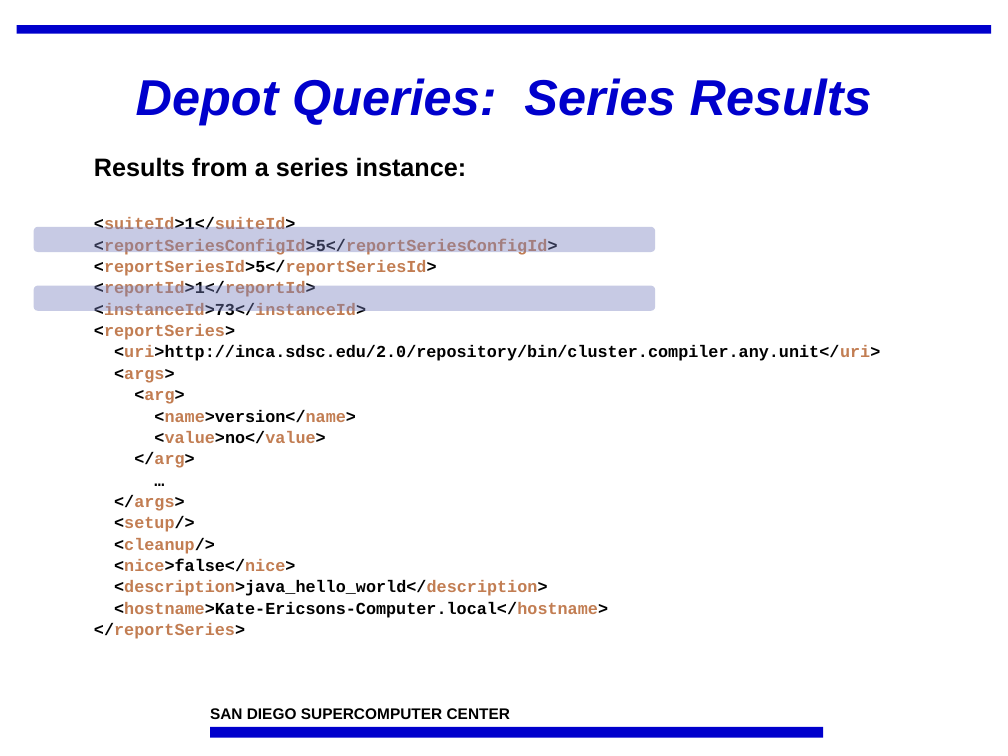
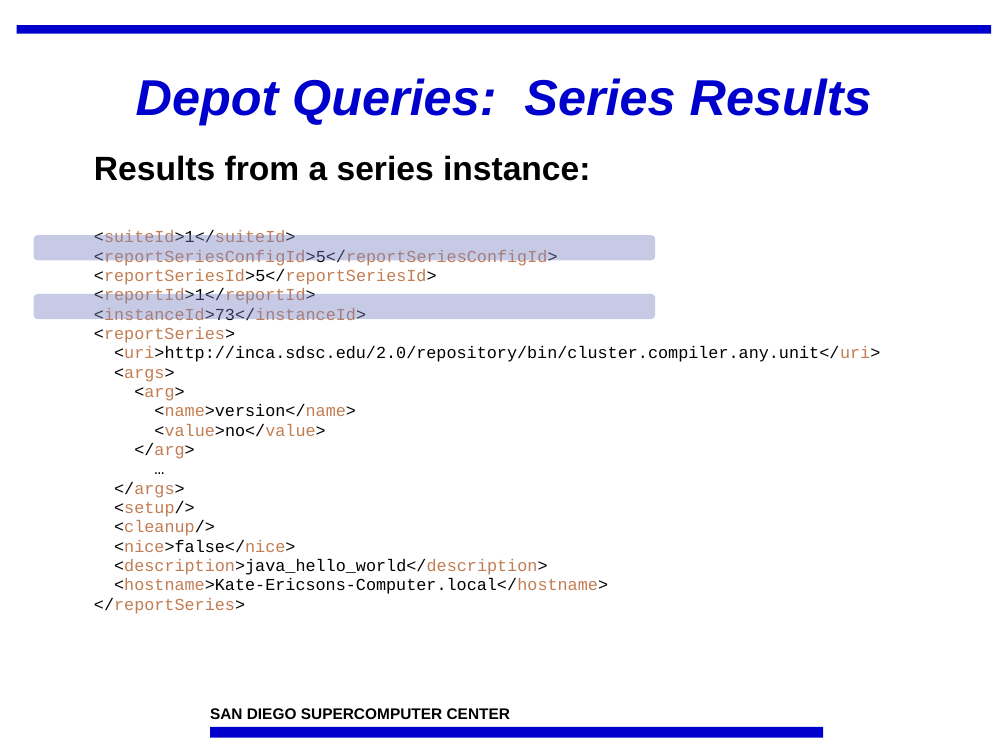
Before and after one commit to IncaProject/inca-xsede, a slide deck: slide 5 of talks/feb-06-workshop/dataConsumers.ppt. Drawn at 1008x756 pixels with LibreOffice and Linux fonts; fonts in the diff are those of the drawing; background and template pictures are left out. Boxes give left, top, right and bottom in pixels: in the first picture for what was removed or moved away, otherwise in the second. Text is boxed around its words. In the diff, an @@ line names an element or a change of style, - is before the commit and + after.

```diff
--- a/talks/feb-06-workshop/dataConsumers.ppt
+++ b/talks/feb-06-workshop/dataConsumers.ppt
@@ text "Results from a series instance:" at [94,155,880,614]: size 18 to 24 pt in "Results from a series instance:"; bold off; line spacing 0.85 to 0.75; more space between paragraphs @@
@@ rounded rectangle: place and size @@
-rounded rectangle at [33,227,655,252]
+rounded rectangle at [33,235,655,260]
@@ rounded rectangle: place and size @@
-rounded rectangle at [33,285,655,310]
+rounded rectangle at [33,294,655,320]
```
Also in this commit, not shown: 6 other slides changed, 1 slide added.
